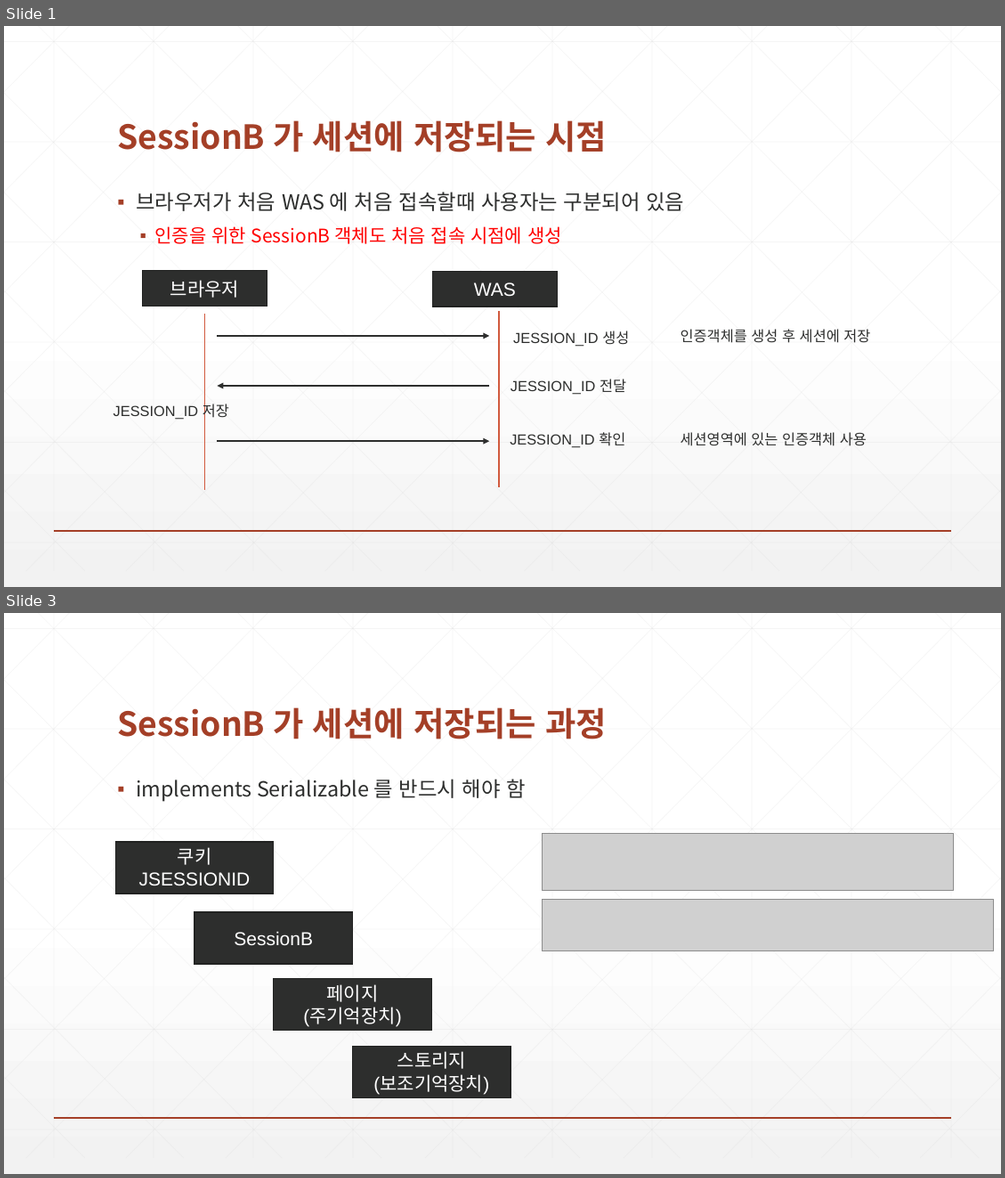
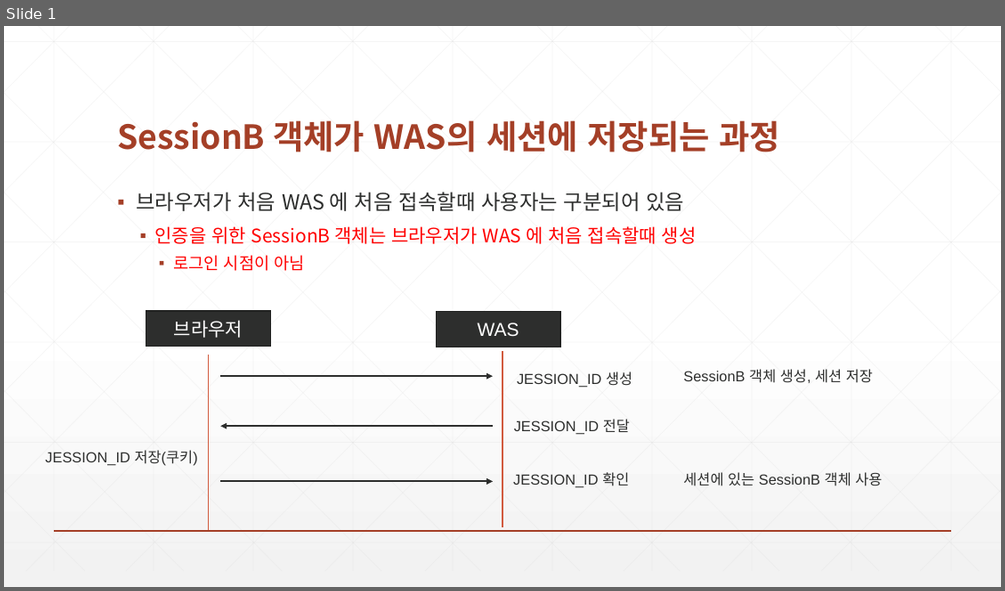
Before and after one commit to zeroshift01/code5, a slide deck: inflearn05/doc/5(심화) SessionB 객체가 세션에 저장되는 과정.pptx. Shown one above the other, each under a label of ours: slides 1 and 3 before the commit, slide 1 after it; the slides between them are not shown. The pictures are 1005x1178 and 1005x591 pixels, drawn with LibreOffice and Linux fonts; fonts in the diff are those of the drawing; grey boxes stand for pictures. Boxes give left, top, right and bottom in pixels: in the first picture for what was removed or moved away, otherwise in the second. Text is boxed around its words. In the diff, an @@ line names an element or a change of style, - is before the commit and + after.

```diff
--- a/inflearn05/doc/5(심화) SessionB 객체가 세션에 저장되는 과정.pptx
+++ b/inflearn05/doc/5(심화) SessionB 객체가 세션에 저장되는 과정.pptx
@@ slide 3 removed at [4,613,1001,1174], background gradient #FFFFFF to #F2F2F2; not listed: 47 template elements that a slide beside it also shows @@
@@ title removed at [117,707,607,739] @@
-SessionB 가 세션에 저장되는 과정
@@ text removed at [136,779,525,802] @@
-▪ implements Serializable 를 반드시 해야 함
@@ rectangle removed at [115,842,273,893] @@
-쿠키
-JSESSIONID
@@ picture removed at [542,834,954,891] @@
@@ picture removed at [542,900,994,951] @@
@@ rectangle removed at [194,912,353,964] @@
-SessionB
@@ rectangle removed at [273,979,431,1030] @@
-페이지
-(주기억장치)
@@ rectangle removed at [353,1046,510,1097] @@
-스토리지
-(보조기억장치)
@@ slide 1 changed as well @@
@@ title at [117,120,780,152]: text changed @@
-SessionB 가 세션에 저장되는 시점
+SessionB 객체가 WAS의 세션에 저장되는 과정
@@ text at [154,226,696,271]: text changed @@
-  ▪ 인증을 위한 SessionB 객체도 처음 접속 시점에 생성
+  ▪ 인증을 위한 SessionB 객체는 브라우저가 WAS 에 처음 접속할때 생성
+    ▪ 로그인 시점이 아님
@@ text at [683,369,873,383]: text changed @@
-인증객체를 생성 후 세션에 저장
+SessionB 객체 생성, 세션 저장
@@ text at [45,450,198,466]: text changed @@
-JESSION_ID 저장
+JESSION_ID 저장(쿠키)
@@ 3 texts, 3 arrows, 2 rectangles, 2 lines: place and size @@
-3 texts, 3 arrows, 2 rectangles, 2 lines at [142,271,629,490]
+3 texts, 3 arrows, 2 rectangles, 2 lines at [146,311,632,530]
@@ text at [683,472,882,486]: text changed @@
-세션영역에 있는 인증객체 사용
+세션에 있는 SessionB 객체 사용
```
Also in this commit, not shown: 1 other slide changed, 2 slides added, 11 other files.
